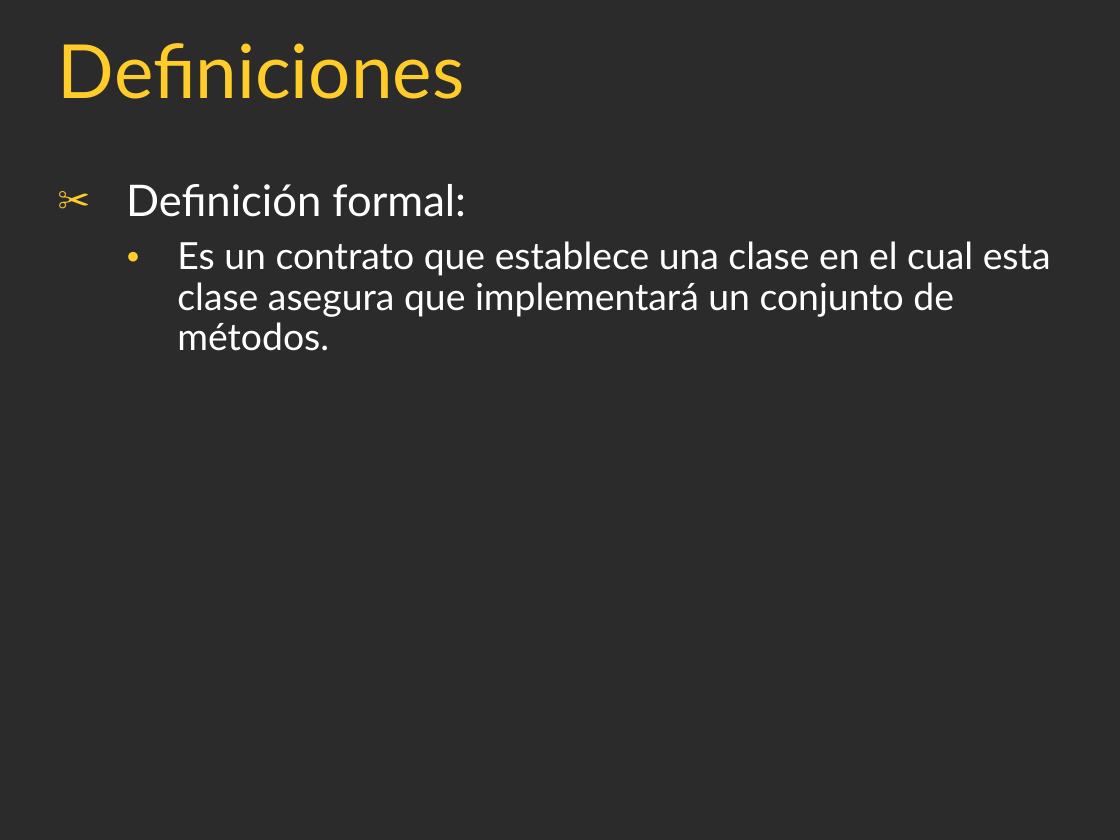
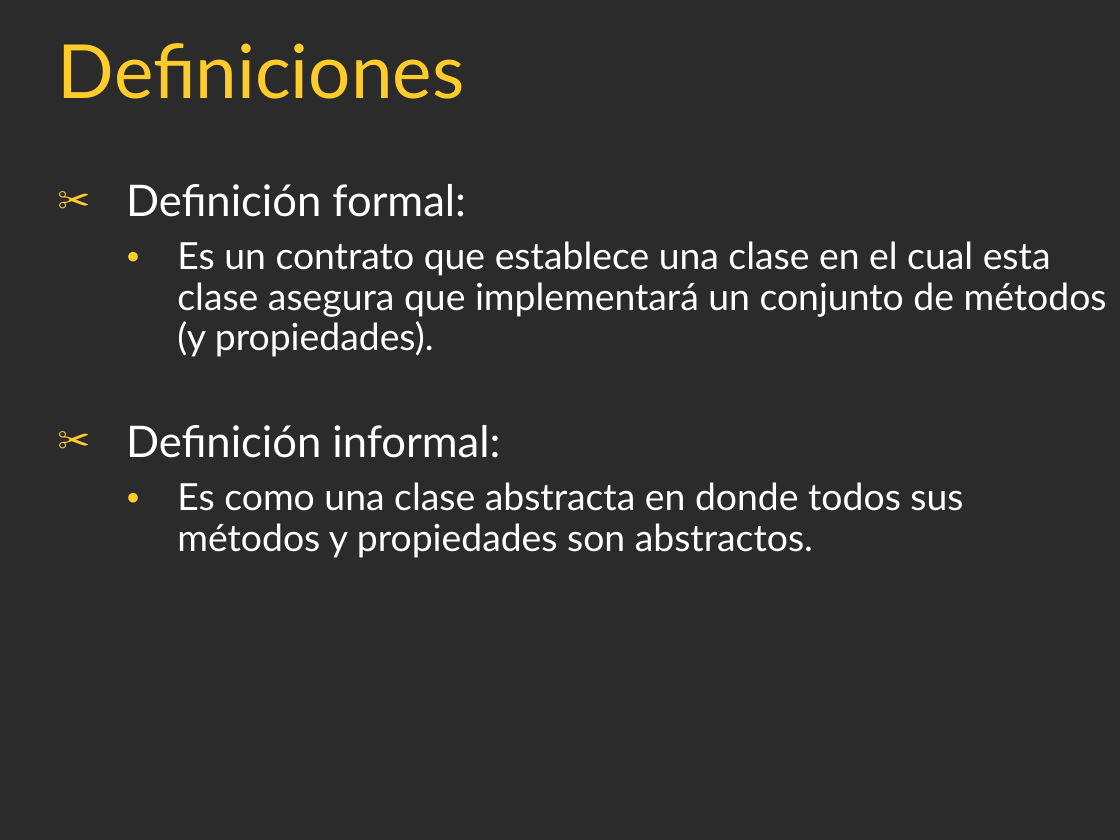
Before and after one commit to agustinezequielgomez/Laboratorio-II, a slide deck: slide 4 of Campus/PPT's/ProgramacionII_Clase_18-2017.ppt. Drawn at 1120x840 pixels with LibreOffice and Linux fonts; fonts in the diff are those of the drawing; background and template pictures are left out; a plain dark background stands for a picture behind light text. Boxes give left, top, right and bottom in pixels: in the first picture for what was removed or moved away, otherwise in the second. Text is boxed around its words. In the diff, an @@ line names an element or a change of style, - is before the commit and + after.

```diff
--- a/Campus/PPT's/ProgramacionII_Clase_18-2017.ppt
+++ b/Campus/PPT's/ProgramacionII_Clase_18-2017.ppt
@@ text at box(126, 241, 1107, 558): text changed @@
-  ● Es un contrato que establece una clase en el cual esta clase asegura que implementará un conjunto de métodos.
+  ● Es un contrato que establece una clase en el cual esta clase asegura que implementará un conjunto de métodos (y propiedades).
+✂ Definición informal:
+  ● Es como una clase abstracta en donde todos sus métodos y propiedades son abstractos.
```
Also in this commit, not shown: 5 other slides changed, 5 slides removed, 27 other files.
